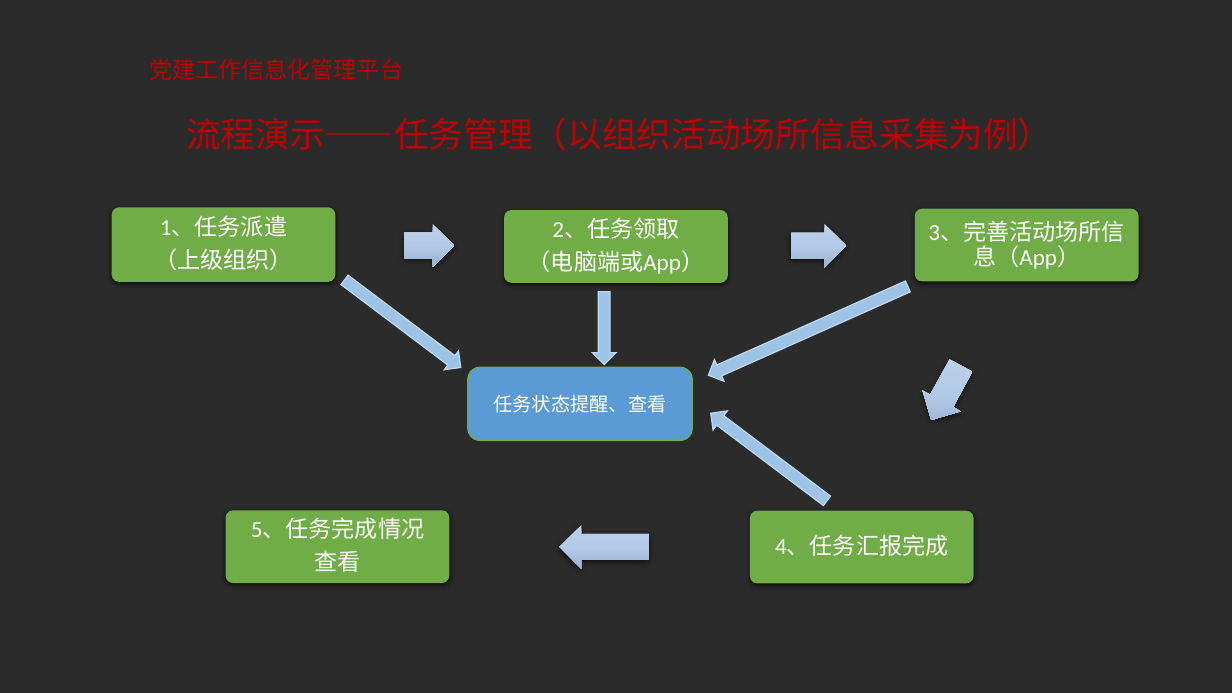
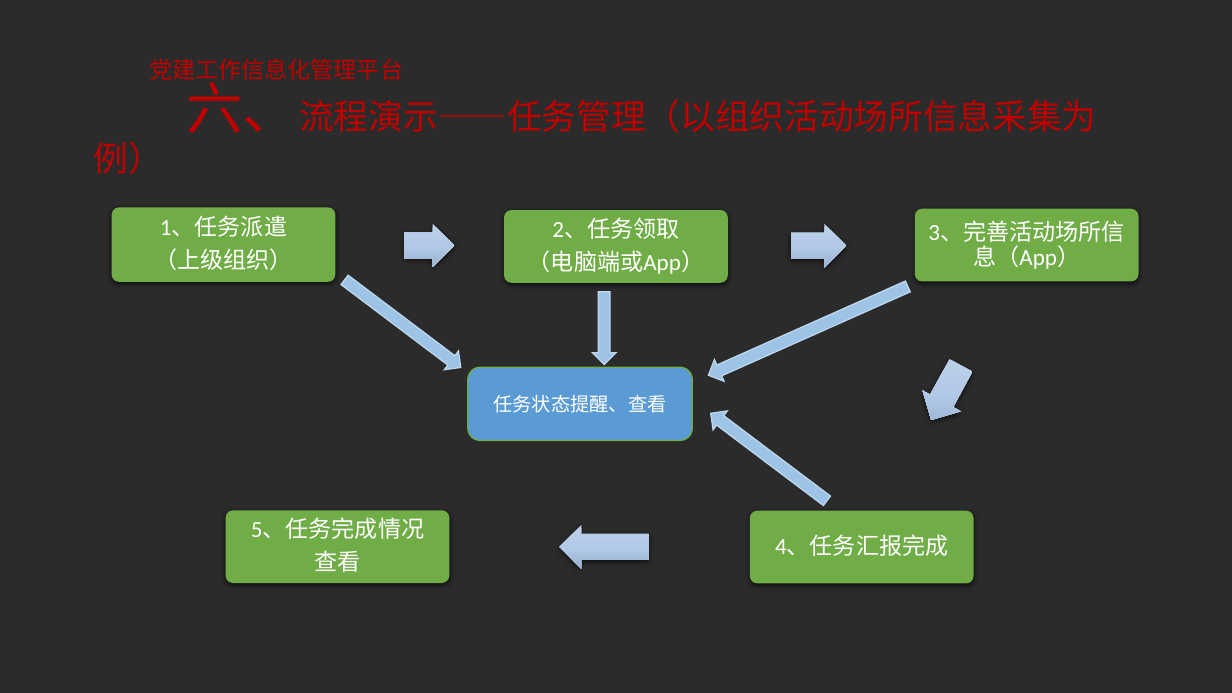
Before and after one commit to rider11-dev/work, a slide deck: slide 9 of PartyBuilding/党建资料/党建演示ppt/党建工作信息化管理平台.pptx. Drawn at 1232x693 pixels with LibreOffice and Linux fonts; fonts in the diff are those of the drawing; background and template pictures are left out; a plain dark background stands for a picture behind light text. Boxes give left, top, right and bottom in pixels: in the first picture for what was removed or moved away, otherwise in the second. Text is boxed around its words. In the diff, an @@ line names an element or a change of style, - is before the commit and + after.

```diff
--- a/PartyBuilding/党建资料/党建演示ppt/党建工作信息化管理平台.pptx
+++ b/PartyBuilding/党建资料/党建演示ppt/党建工作信息化管理平台.pptx
@@ title at (186, 72, 1096, 133): text changed @@
-流程演示——任务管理（以组织活动场所信息采集为例）
+六、流程演示——任务管理（以组织活动场所信息采集为例）
```
Also in this commit, not shown: 8 other slides changed, 26 other files.
